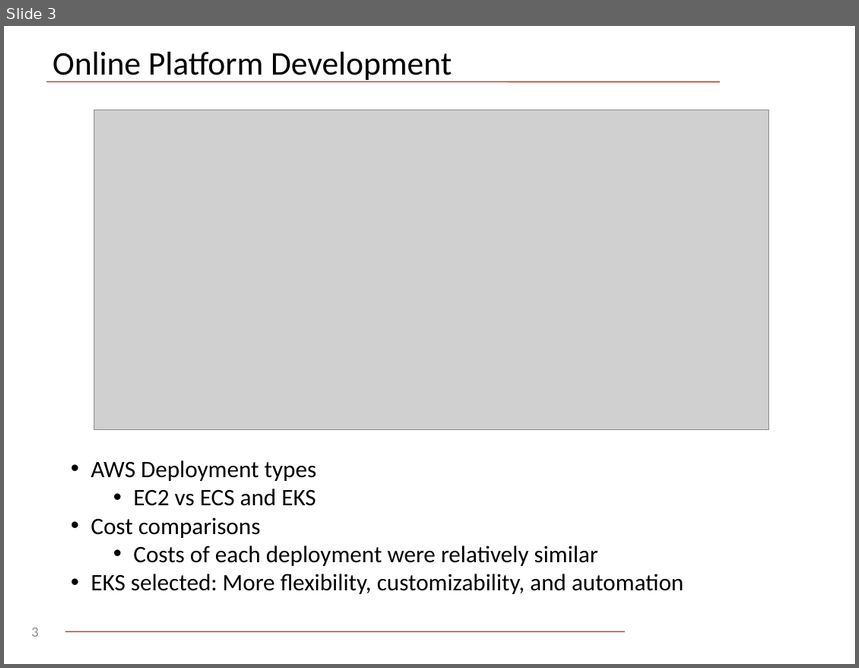
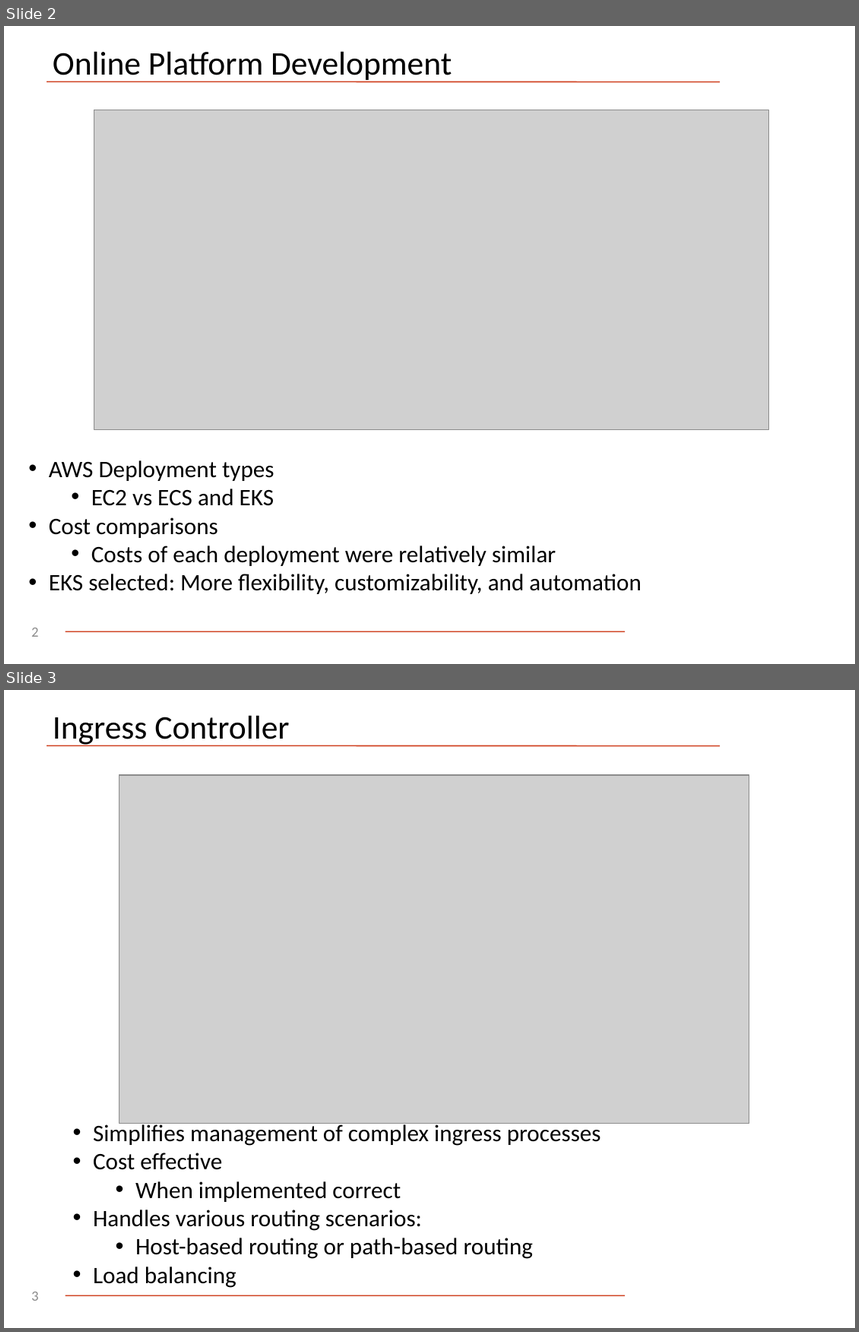
Before and after one commit to ersilia-os/aws-utils, a slide deck: ingress-controller/080125_AI2050_Full_Team_JH.pptx. Shown one above the other, each under a label of ours: slide 3 before the commit, slides 2 and 3 after it. The pictures are 859x668 and 859x1332 pixels, drawn with LibreOffice and Linux fonts; fonts in the diff are those of the drawing; grey boxes stand for pictures; background and template pictures are left out. Boxes give left, top, right and bottom in pixels: in the first picture for what was removed or moved away, otherwise in the second. Text is boxed around its words. In the diff, an @@ line names an element or a change of style, - is before the commit and + after.

Commit message:
Corrected the slide

```diff
--- a/ingress-controller/080125_AI2050_Full_Team_JH.pptx
+++ b/ingress-controller/080125_AI2050_Full_Team_JH.pptx
@@ slide 3 added at (4, 690, 855, 1328), background #FFFFFF; not listed: 2 template elements that a slide beside it also shows @@
@@ title added at (53, 715, 289, 746), 28 pt, text #000000 @@
+Ingress Controller
@@ picture added at (119, 775, 750, 1124) @@
@@ text added at (93, 1122, 601, 1288), 20 pt, text #000000 @@
+• Simplifies management of complex ingress processes
+• Cost effective
+  • When implemented correct
+• Handles various routing scenarios:
+  • Host-based routing or path-based routing
+• Load balancing
@@ page number added at (31, 1292, 38, 1301), 12 pt, text #8B8B8B @@
+3
@@ what was slide 3 is now slide 2 @@
@@ slide 2 changed as well @@
@@ text "AWS Deployment types": place and size @@
-text "AWS Deployment types" at (91, 461, 684, 594)
+text "AWS Deployment types" at (49, 461, 642, 594)
@@ page number at (31, 628, 38, 637): text changed @@
-3
+2
```
Also in this commit, not shown: 1 other slide changed, 5 slides removed.
